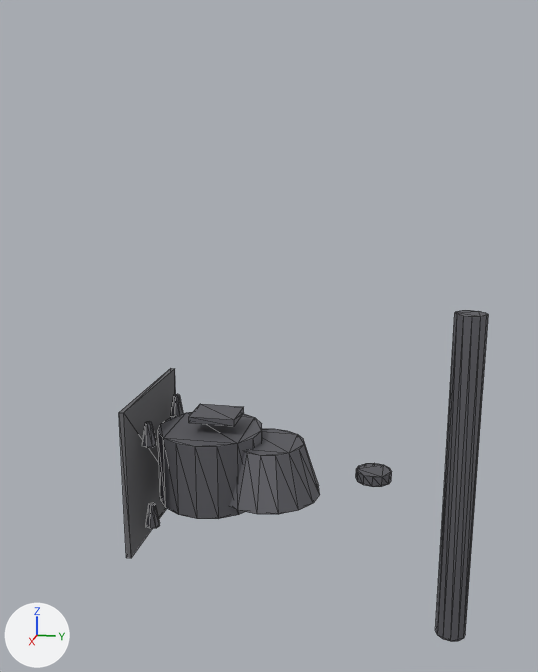
Before and after pictures for a commit that changed the glTF model assets/models/furniture_woodstove.glb.
Both versions are drawn from a 50 mm camera at (4.16, 1.6, 1.86) aimed at (-0.01, 0.76, 0.82). Lighting does not change. The marker at lower left points along +X, +Y and +Z. The first picture is the older version. Mesh edges are drawn as thin lines. Vertices at exactly the same position are counted once.

In view in the first picture: 'Furniture_Woodstove'.
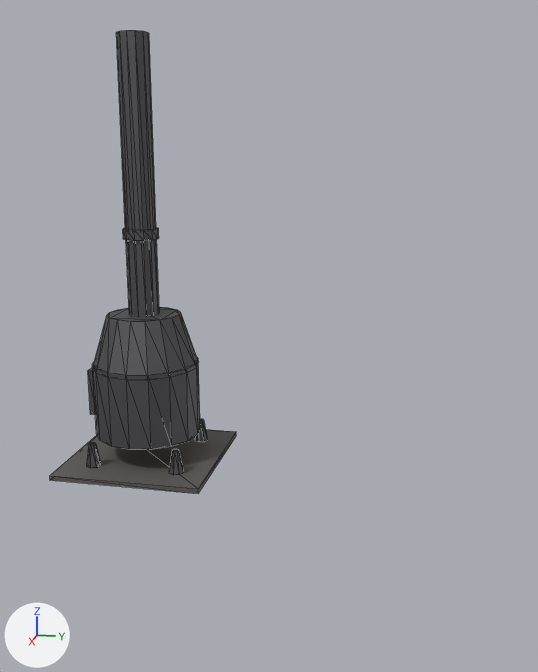
Where the change shows, as pixel boxes (x1, y1, x2, y2) in the pictures (538 x 672 px; the box of a moved part takes in the faces that stretch with it):
'Furniture_Woodstove', reshaped (49% narrower, 40% taller): before (119, 310, 488, 642); after (50, 30, 236, 494)
part 1 of me_cube, moved or reshaped: before (119, 368, 176, 558); after (50, 430, 236, 494)
part 2 of me_cube, moved or reshaped: before (171, 394, 183, 417); after (195, 419, 208, 443)
part 3 of me_cube, moved or reshaped: before (146, 503, 160, 529); after (87, 442, 101, 468)
part 4 of me_cube, moved or reshaped: before (142, 421, 157, 448); after (169, 449, 184, 475)
part 5 of me_cube, moved or reshaped: before (158, 412, 262, 519); after (92, 357, 200, 450)
part 6 of me_cube, moved or reshaped: before (230, 429, 320, 514); after (94, 307, 197, 376)
part 7 of me_cube, moved or reshaped: before (189, 404, 244, 426); after (88, 367, 95, 415)
part 8 of me_cube, moved or reshaped: before (435, 310, 488, 642); after (116, 30, 159, 317)
part 9 of me_cube, moved or reshaped: before (356, 463, 392, 487); after (123, 227, 159, 241)

Edits to the bpy script that builds the scene:
```text
Change me_cube:
    used by ob_furniture_woodstove; location = (0.0, 0.0, 0.0)
    remove me_cube.from_pydata(...)  # 192 vertices, 344 faces; spans x -0.45..0.45, y 0.0..1.99, z -1.0..1.0
    add me_cube.from_pydata(...)  # 192 vertices, 344 faces; spans x -0.45..0.45, y -0.45..0.45, z 0.0..2.5
    me_cube part 1: the loose piece of 8 vertices spanning x -0.45..0.45, y 0.0..0.03, z -0.45..0.45 is scaled about its middle by (1, 30, 0.0333), then moved by (0.0, -0.01, 0.01)
    me_cube part 2: the loose piece of 16 vertices spanning x -0.31..-0.21, y 0.05..0.15, z 0.19..0.33 is moved by (0.0, 0.16, -0.16)
    me_cube part 3: the loose piece of 16 vertices spanning x 0.21..0.31, y 0.05..0.15, z -0.33..-0.19 is moved by (0.0, -0.36, 0.36)
    me_cube part 4: the loose piece of 16 vertices spanning x 0.21..0.31, y 0.05..0.15, z 0.19..0.33 is moved by (0.0, 0.16, -0.16)
    me_cube part 5: the loose piece of 32 vertices spanning x -0.32..0.32, y 0.08..0.72, z -0.22..0.22 is moved by (0.0, -0.4, 0.4)
    me_cube part 6: the loose piece of 32 vertices spanning x -0.32..0.32, y 0.44..1.08, z -0.16..0.16 is moved by (0.0, -0.76, 0.76)
    me_cube part 7: the loose piece of 8 vertices spanning x -0.12..0.12, y 0.3..0.58, z 0.29..0.33 is scaled about its middle by (1, 0.143, 7), then moved by (0.0, -0.75, 0.13)
    me_cube part 8: the loose piece of 24 vertices spanning x -0.09..0.09, y 1.81..1.99, z -1.0..1.0 is scaled about its middle by (1, 1, 0.8), then moved by (0.0, -1.9, 1.7)
    me_cube part 9: the loose piece of 24 vertices spanning x -0.1..0.1, y 1.29..1.5, z -0.03..0.03 is moved by (0.0, -1.4, 1.4)
    other edits to the shape of me_cube do not show in these pictures
```
